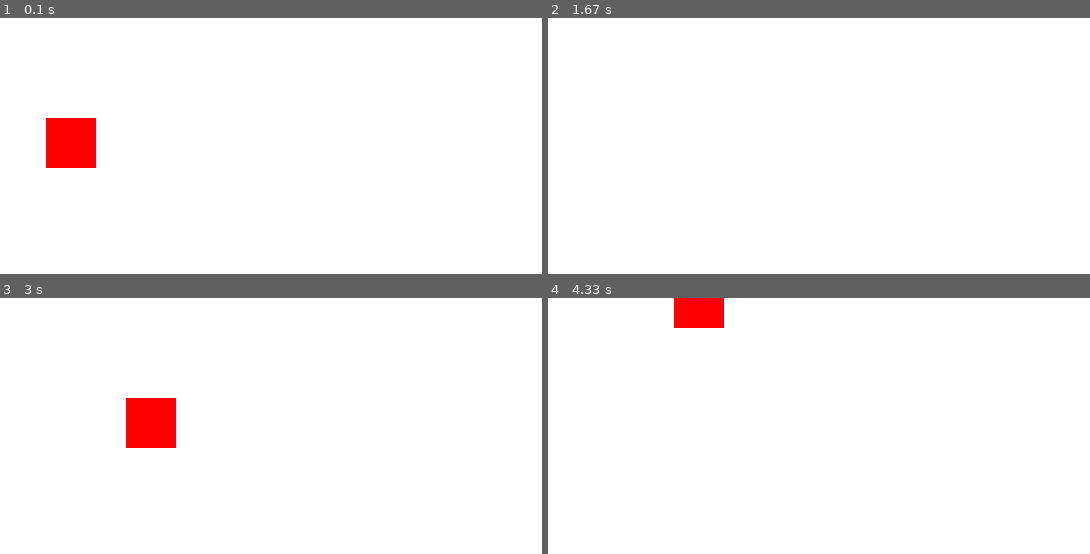
Above: before the commit, frames 1-4 (two rows, left to right).
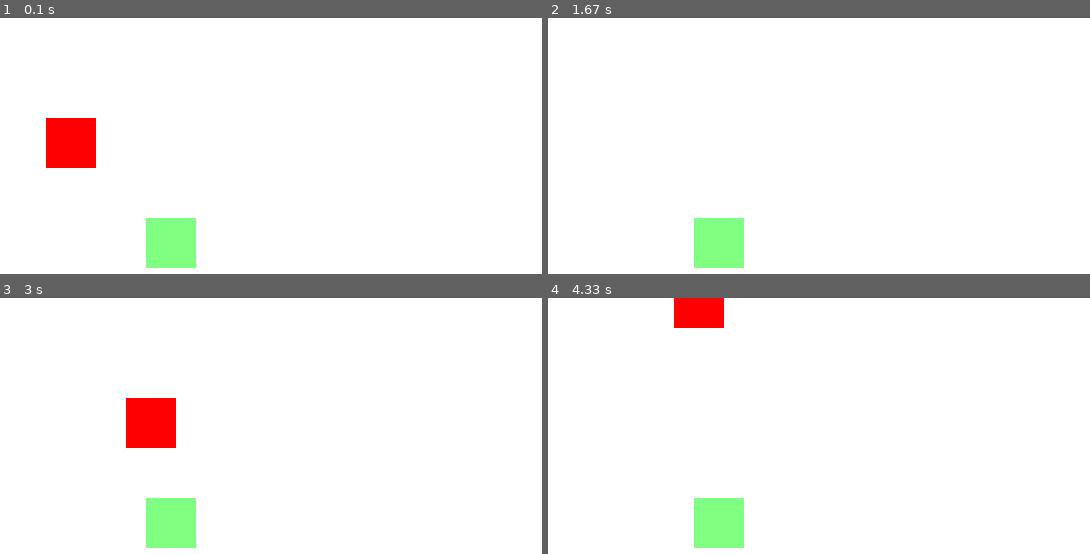
Above: after the commit, the same moments.

Repository: an0unym0us3/genesis_mk1
Game: pygame game, started from neil_collision.py
The game is run twice, just before and just after one commit, with the same random seed, the same clock (stepped at 60 frames per second) and the same inputs.
Inputs:
- Up to frame 1 (0.1 s): no input
- Up to frame 2 (1.67 s): hold Right 0.33-0.8 s; hold Up 0.83-1.13 s
- Up to frame 3 (3 s): hold Down 2.23-2.53 s; hold Left 2.57-2.97 s
- Up to frame 4 (4.33 s): hold Up 3-3.37 s; hold Down from 4.07 s (still down)

The runs differ from the first frame. In frame 1, 1.8% of the frame differs, in the area x 26-37%, y 78-98%; in frame 2, 1.8%; in frame 3, 1.8%; in frame 4, 1.8%.

Commit message:
Update neil_collision.py
fixed error

Diff:
--- a/neil_collision.py
+++ b/neil_collision.py
@@ -57,7 +57,7 @@
 
     # Draw rectangles using the draw_rect_alpha function
     draw_rect_alpha(screen, red, rect1)
-    draw_rect_alpha(screen, 0, rect2)
+    draw_rect_alpha(screen,trans_color, rect2)
 
     # Update the display
     pygame.display.flip()
